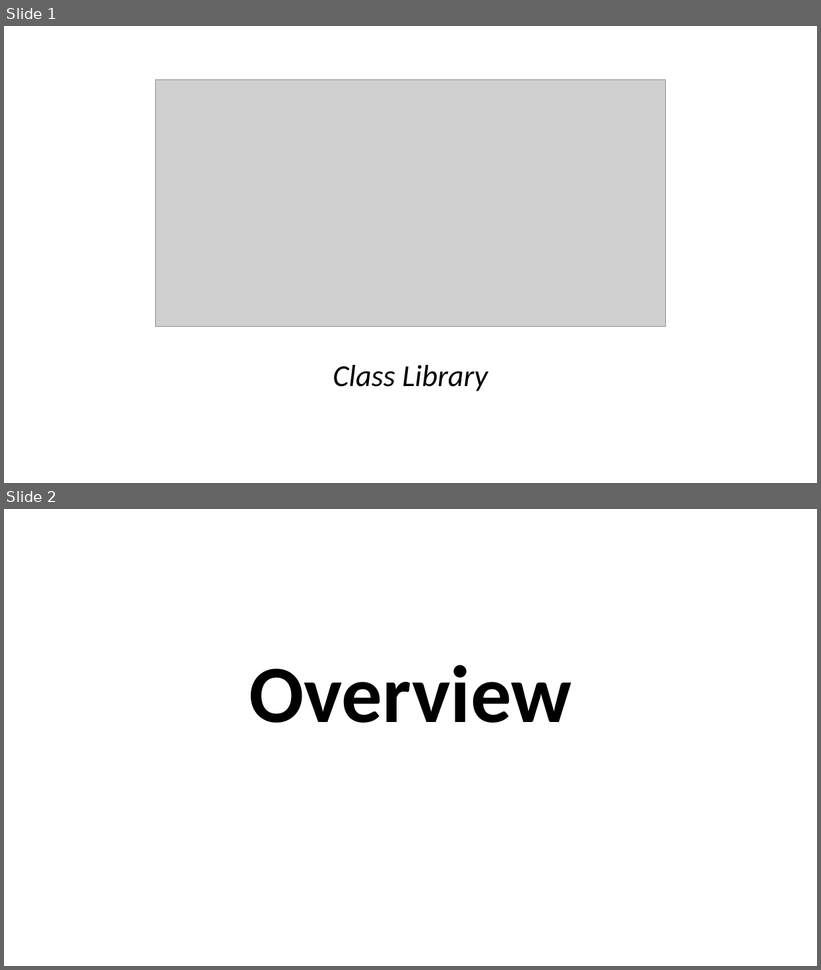
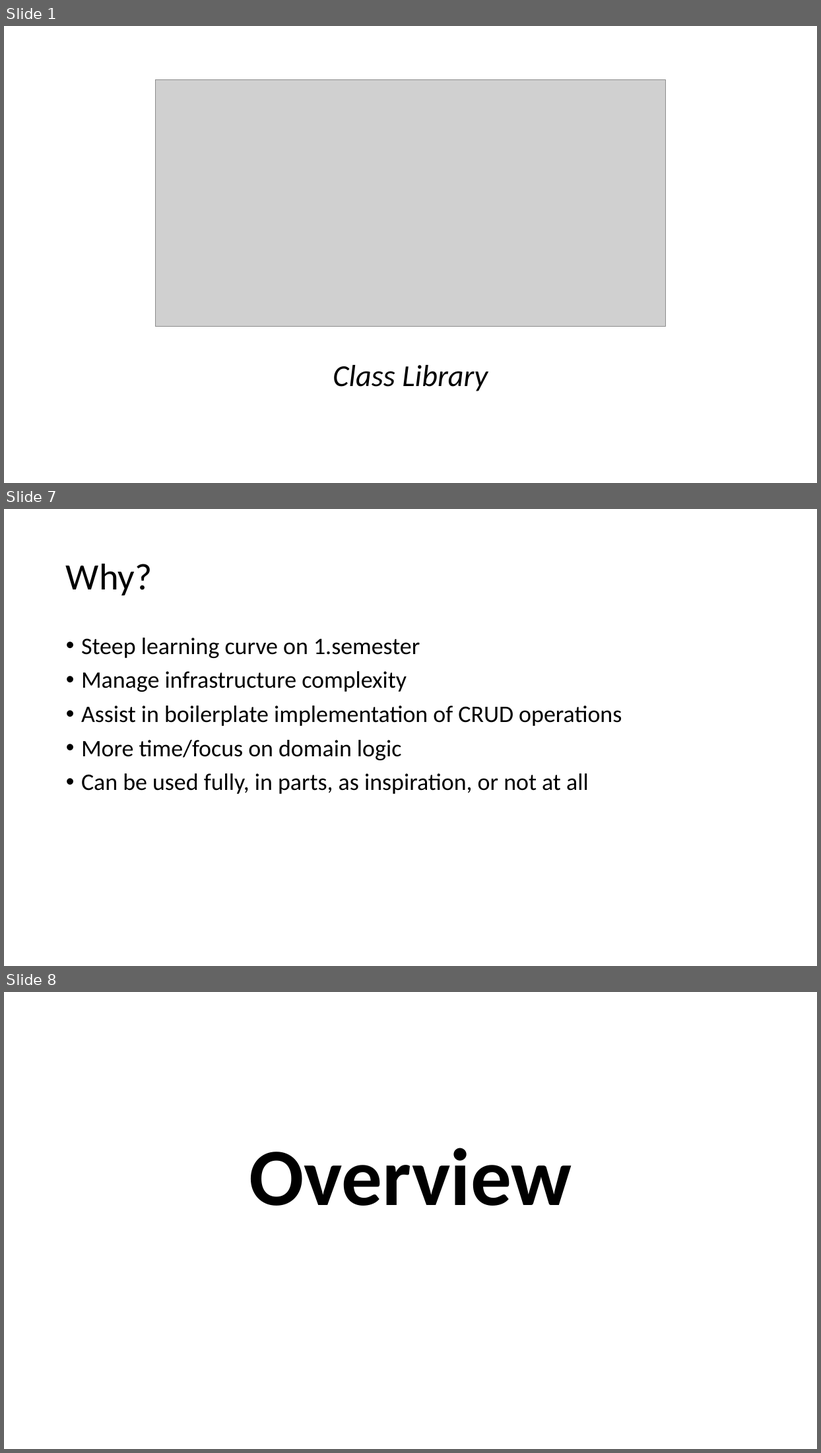
Before and after one commit to perl-easj/Teaching-materials, a slide deck: CSharpProgramming/Presentations/MVVMStarter Class Library.pptx. Shown one above the other, each under a label of ours: slides 1 and 2 before the commit, slides 1, 7 and 8 after it; the slides between them are not shown. The pictures are 821x970 and 821x1453 pixels, drawn with LibreOffice and Linux fonts; fonts in the diff are those of the drawing; grey boxes stand for pictures. Boxes give left, top, right and bottom in pixels: in the first picture for what was removed or moved away, otherwise in the second. Text is boxed around its words. In the diff, an @@ line names an element or a change of style, - is before the commit and + after.

```diff
--- a/CSharpProgramming/Presentations/MVVMStarter Class Library.pptx
+++ b/CSharpProgramming/Presentations/MVVMStarter Class Library.pptx
@@ slide 7 added at bbox=[4, 509, 817, 966], background #FFFFFF @@
@@ title added at bbox=[66, 563, 152, 595], 44 pt, text #000000 @@
+Why?
@@ text added at bbox=[81, 638, 622, 794], 28 pt, text #000000 @@
+• Steep learning curve on 1.semester
+• Manage infrastructure complexity
+• Assist in boilerplate implementation of CRUD operations
+• More time/focus on domain logic
+• Can be used fully, in parts, as inspiration, or not at all
@@ what was slide 2 is now slide 8 @@
```
Also in this commit, not shown: 3 slides changed, 10 other slides added, 2 other files.
